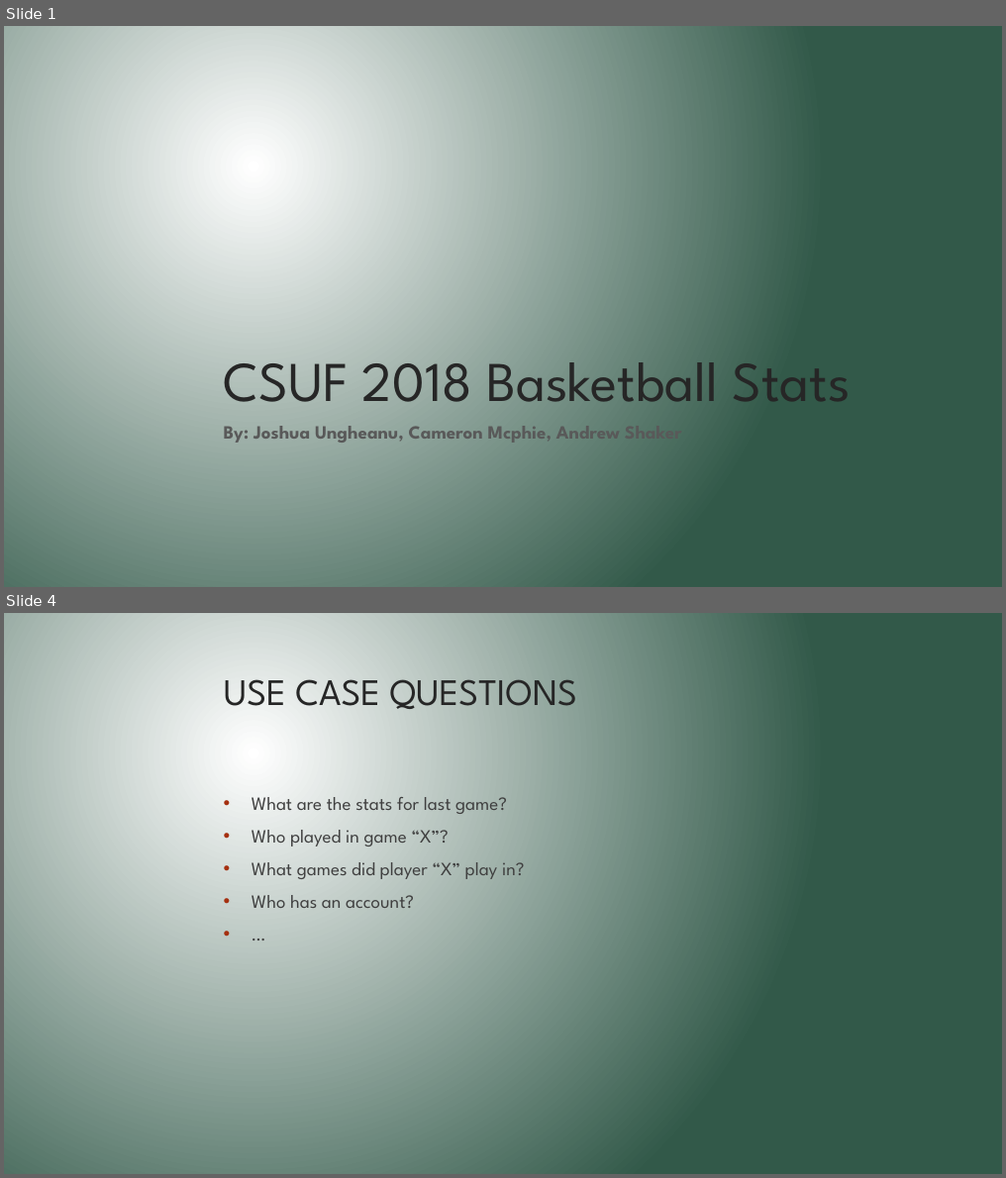
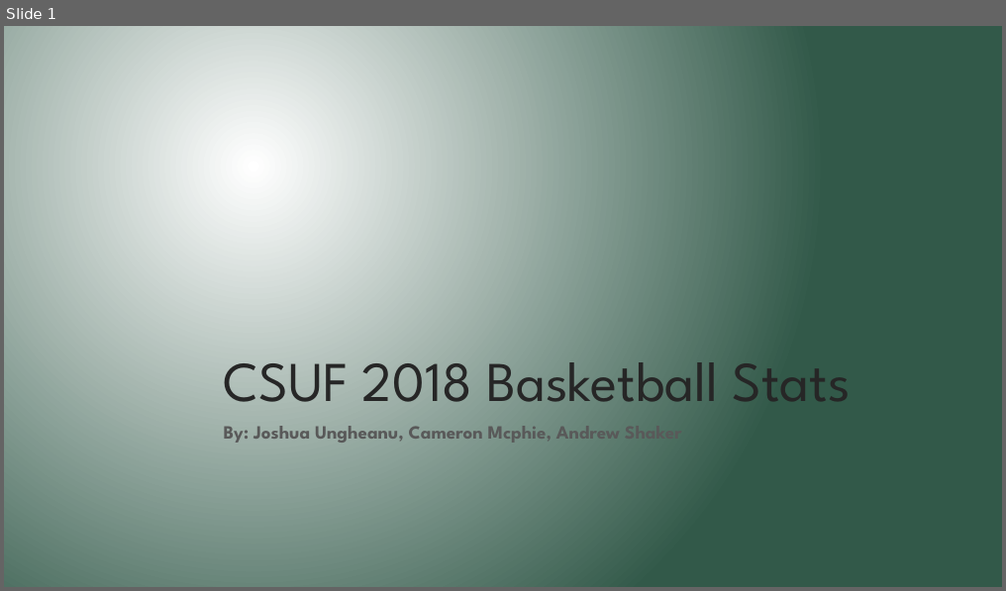
Before and after one commit to cameronmcphie/431FinalProject, a slide deck: documentation/431 Final Project.pptx. Shown one above the other, each under a label of ours: slides 1 and 4 before the commit, slide 1 after it; the slides between them are not shown. The pictures are 1006x1178 and 1006x591 pixels, drawn with LibreOffice and Linux fonts; fonts in the diff are those of the drawing. Boxes give left, top, right and bottom in pixels: in the first picture for what was removed or moved away, otherwise in the second. Text is boxed around its words. In the diff, an @@ line names an element or a change of style, - is before the commit and + after.

```diff
--- a/documentation/431 Final Project.pptx
+++ b/documentation/431 Final Project.pptx
@@ slide 4 removed at (x1=4, y1=613, x2=1002, y2=1174), background gradient #FFFFFF to #325949 @@
@@ title removed at (x1=224, y1=679, x2=577, y2=717) @@
-USE CASE QUESTIONS
@@ text removed at (x1=252, y1=797, x2=524, y2=908) @@
-• What are the stats for last game?
-• Who played in game “X”?
-• What games did player “X” play in?
-• Who has an account?
-• …
```
Also in this commit, not shown: 4 slides changed, 5 slides added, 1 other slide removed, 6 other files.
